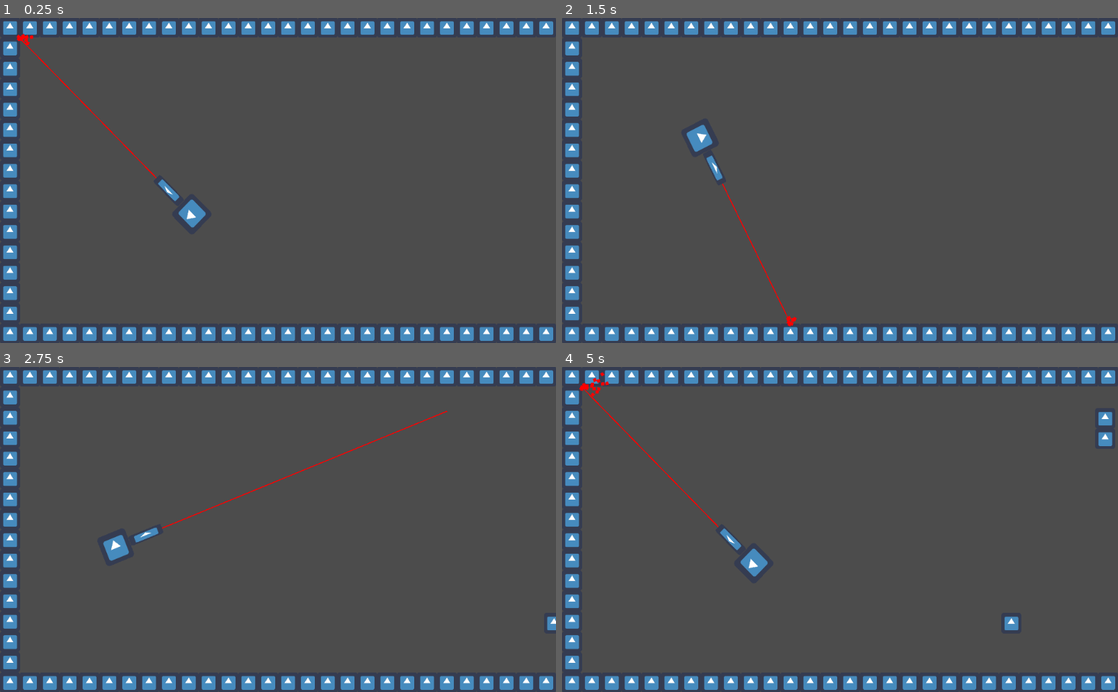
Above: before the commit, frames 1-4 (two rows, left to right).
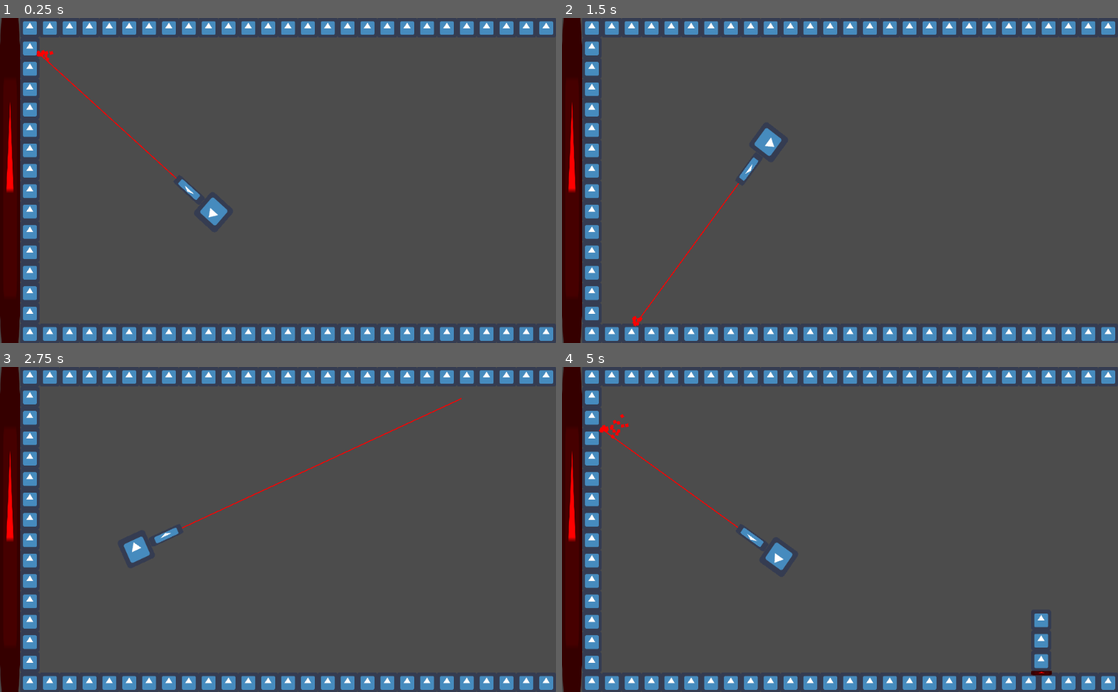
Above: after the commit, the same moments.

Repository: mateoox600/LaserFighter
Game: Godot game, scene res://Game.tscn
The game is run twice, just before and just after one commit, with the same random seed, the same clock (stepped at 60 frames per second) and the same inputs. The engine's default icon, where the game draws it, is replaced by a stand-in: a white triangle on a blue panel in a dark square.
Inputs (mouse positions are in pixels of both pictures, inside the frame that each line leads up to):
- Up to frame 1 (0.25 s): no input
- Up to frame 2 (1.5 s): move the mouse to (962, 164) at 0.52 s; hold D (right) 0.53-1.28 s; tap Enter at 1.25 s; move the mouse to (728, 196) at 1.27 s; hold Q (left) from 1.28 s (still down)
- Up to frame 3 (2.75 s): move the mouse to (333, 458) at 2.02 s; release Q (left) at 2.03 s; hold D (right) from 2.03 s (still down)
- Up to frame 4 (5 s): move the mouse to (812, 594) at 2.77 s; move the mouse to (1006, 578) at 3.52 s; release D (right) at 3.53 s; hold Q (left) from 3.53 s (still down); move the mouse to (673, 480) at 4.27 s

The runs differ from the first frame. In frame 1, 6.1% of the frame differs, in the area x 0-41%, y 0-100%; in frame 2, 6.1%; in frame 3, 6.2%; in frame 4, 6.9%, in the area x 0-99%, y 0-100%.

Commit message:
Adding health bar and other things i don't remember

Diff:
--- a/Game.gd
+++ b/Game.gd
@@ -1,18 +1,19 @@
 extends Node2D
-
-var is_spawning:bool = false
 
 onready var player = $Player
 onready var player_laser = $Player/Laser
 onready var gameloop_timer = $GameLoop
+onready var life_bar = $LifeBar
 onready var walls_sprite = load("res://icon.png")
 onready var mob_instance = preload("res://mobs/Mob.tscn")
 
 func _ready():
 	randomize()
+	life_bar.max_value = player.health
+	life_bar.value = player.health
 
 func _physics_process(delta):
-	pass
+	life_bar.value = player.health
 	#var right = Input.is_action_pressed("right")
 	#var left = Input.is_action_pressed("left")
 	#$Laser.laser_rotation += (int(right)-int(left))*0.01
@@ -21,20 +22,21 @@
 
 func _on_Area2D_body_entered(body):
 	if body is Mob:
-		player.damage(5)
+		player.damage(body.health)
 		body.queue_free()
 
 
 func _on_GameLoop_timeout():
-	var mob = mob_instance.instance()
-	var size_number = randi()%4
-	mob.width = 1
-	mob.height = size_number
-	mob.sprite = walls_sprite
-	mob.scale = Vector2(0.5, 0.5)
-	var y_spawn = rand_range(64+size_number/2*64*mob.scale.x, 15*64-size_number/2*64*mob.scale.x)
-	mob.global_position = Vector2(2048, y_spawn)
-	mob.health = size_number*5+10
-	player_laser.connect("hit", mob, "hit")
-	get_tree().get_root().add_child(mob)
-	gameloop_timer.start(rand_range(1, 4))
+	if !player.dead:
+		var mob = mob_instance.instance()
+		var size_number = randi()%3+1
+		mob.width = 1
+		mob.height = size_number
+		mob.sprite = walls_sprite
+		var y_spawn = rand_range(64+size_number/2*64*mob.scale.x, 15*64-size_number/2*64*mob.scale.x)
+		mob.global_position = Vector2(2048, y_spawn)
+		mob.health = size_number*7.5+10
+		player_laser.connect("hit", mob, "hit")
+		mob.connect("death", player, "mob_kill")
+		get_tree().get_root().add_child(mob)
+		gameloop_timer.start(rand_range(1, 4))
--- a/Game.tscn
+++ b/Game.tscn
@@ -49,11 +49,25 @@
 shape = SubResource( 3 )
 
 [node name="GameCamera" type="Camera2D" parent="."]
-position = Vector2( 896, 512 )
+position = Vector2( 832, 512 )
 current = true
 zoom = Vector2( 1.75, 1.7 )
 
 [node name="GameLoop" type="Timer" parent="."]
 autostart = true
+
+[node name="LifeBar" type="TextureProgress" parent="."]
+margin_left = -64.0
+margin_bottom = 1024.0
+step = 0.1
+value = 100.0
+texture_progress = ExtResource( 1 )
+fill_mode = 3
+tint_over = Color( 1, 0, 0, 1 )
+tint_progress = Color( 1, 0, 0, 1 )
+nine_patch_stretch = true
+__meta__ = {
+"_edit_use_anchors_": false
+}
 [connection signal="body_entered" from="DamageArea" to="." method="_on_Area2D_body_entered"]
 [connection signal="timeout" from="GameLoop" to="." method="_on_GameLoop_timeout"]
--- a/mobs/Mob.gd
+++ b/mobs/Mob.gd
@@ -4,23 +4,29 @@
 
 onready var collider = $CollisionShape2D
 onready var texture_rect = $TextureRect
+onready var life_bar = $TextureProgress
 
 export var health:float = 10.0
 export var width:int = 1
 export var height:int = 1
 export var sprite:Texture = null
 
+signal death(mob)
+
 func _ready() -> void:
-	if sprite == null:
-		collider.shape.set_extents(Vector2(float(32*width-1), float(32*height-1)))
-	else:
+	if sprite:
 		texture_rect.texture = sprite
-		texture_rect.rect_size = Vector2(sprite.get_width()*width, sprite.get_height()*height)
-		texture_rect.rect_position = -Vector2(sprite.get_width()*width, sprite.get_height()*height)
-		collider.shape.set_extents(Vector2(float(sprite.get_width()*width-1), float(sprite.get_height()*height-1)))
+
+	texture_rect.rect_size = Vector2(64*width, 64*height)
+	collider.shape.set_extents(Vector2(32*width, 32*height))
+	collider.position = Vector2(32*width, 32*height)
+	life_bar.rect_position = Vector2(0, 64*height)
+	life_bar.max_value = health
+	life_bar.value = health
 
 func _physics_process(delta):
 	move_and_slide(Vector2(-1, 0)*150)
+	life_bar.value = health
 
 func laser_hit(laser, laser_collider):
 	if health <= 0:
@@ -30,6 +36,7 @@
 
 func destroy():
 	queue_free()
+	emit_signal("death", self)
 
 func hit(result, laser):
 	if result.collider == self:
--- a/mobs/Mob.tscn
+++ b/mobs/Mob.tscn
@@ -5,18 +5,35 @@
 
 [sub_resource type="RectangleShape2D" id=1]
 resource_local_to_scene = true
-extents = Vector2( 0, 64 )
+extents = Vector2( 32, 32 )
 
 [node name="Mob" type="KinematicBody2D"]
 script = ExtResource( 2 )
 
 [node name="CollisionShape2D" type="CollisionShape2D" parent="."]
+position = Vector2( 32, 32 )
 shape = SubResource( 1 )
 
 [node name="TextureRect" type="TextureRect" parent="."]
-rect_scale = Vector2( 2, 2 )
 texture = ExtResource( 1 )
 stretch_mode = 2
 __meta__ = {
 "_edit_use_anchors_": false
 }
+
+[node name="TextureProgress" type="TextureProgress" parent="."]
+anchor_left = 0.5
+anchor_top = 0.5
+anchor_right = 0.5
+anchor_bottom = 0.5
+margin_left = -33.5
+margin_top = -6.5
+margin_right = 33.5
+margin_bottom = 6.5
+step = 0.1
+texture_progress = ExtResource( 1 )
+tint_progress = Color( 1, 0, 0, 1 )
+nine_patch_stretch = true
+__meta__ = {
+"_edit_use_anchors_": false
+}
--- a/player/Player.gd
+++ b/player/Player.gd
@@ -1,8 +1,12 @@
 extends KinematicBody2D
+
+var mobs_killed = 0
+var dead = false
 
 onready var laser = $Laser
 onready var rotation_helper = $RotationHelper
-onready var death_label = $Label
+onready var death_label = $DeathLabel
+onready var collider = $CollisionShape2D
 
 export var health:float = 250.00
 
@@ -10,11 +14,19 @@
 	pass
 
 func _physics_process(delta):
-	var rot = get_global_mouse_position().angle_to_point(position)
-	laser.laser_rotation = rot
-	rotation_helper.rotation = rot
+	if !dead:
+		var rot = get_global_mouse_position().angle_to_point(position)
+		laser.laser_rotation = rot
+		rotation_helper.rotation = rot
+		collider.rotation = rot
 
 func damage(hit_damage:int):
 	health-= hit_damage
 	if health <= 0:
 		death_label.visible = true
+		dead = true
+		$Laser.enable = false
+		$Laser/Particles2D.emitting = false
+
+func mob_kill(mob):
+	mobs_killed+=1
--- a/player/Player.tscn
+++ b/player/Player.tscn
@@ -5,22 +5,17 @@
 [ext_resource path="res://icon.png" type="Texture" id=3]
 [ext_resource path="res://OpenSans-Regular.ttf" type="DynamicFontData" id=4]
 
-[sub_resource type="RectangleShape2D" id=1]
-extents = Vector2( 100, 48 )
-
 [sub_resource type="DynamicFont" id=2]
 size = 128
 font_data = ExtResource( 4 )
+
+[sub_resource type="RectangleShape2D" id=1]
+extents = Vector2( 100, 48 )
 
 [node name="Player" type="KinematicBody2D"]
 script = ExtResource( 1 )
 
 [node name="Laser" parent="." instance=ExtResource( 2 )]
-
-[node name="CollisionShape2D" type="CollisionShape2D" parent="."]
-position = Vector2( -98, 0 )
-shape = SubResource( 1 )
-disabled = true
 
 [node name="RotationHelper" type="Node2D" parent="."]
 
@@ -34,7 +29,7 @@
 scale = Vector2( 1.75, 0.5 )
 texture = ExtResource( 3 )
 
-[node name="Label" type="Label" parent="."]
+[node name="DeathLabel" type="Label" parent="."]
 visible = false
 margin_left = -333.316
 margin_top = -282.447
@@ -45,3 +40,8 @@
 __meta__ = {
 "_edit_use_anchors_": false
 }
+
+[node name="CollisionShape2D" type="CollisionShape2D" parent="."]
+position = Vector2( -98, 0 )
+shape = SubResource( 1 )
+disabled = true
